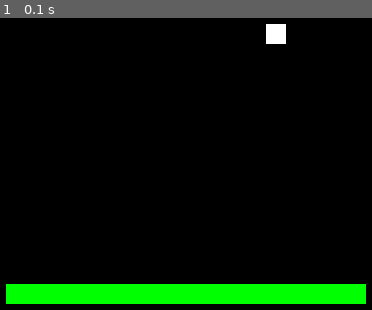
Above: before the commit, frame 1.
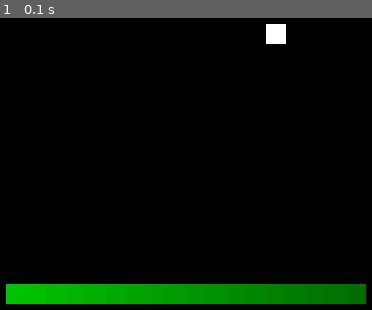
Above: after the commit, the same moment.

Repository: megat69/PygameEngine
Game: pygame game, started from src/PygameEngine/__init__.py
The game is run twice, just before and just after one commit, with the same random seed, the same clock (stepped at 60 frames per second) and the same inputs.
Inputs:
- Up to frame 1 (0.1 s): no input

The runs differ from the first frame. In frame 1, 6.6% of the frame differs, in the area x 1-99%, y 91-98%.

Commit message:
Added camera culling

Diff:
--- a/src/PygameEngine/__init__.py
+++ b/src/PygameEngine/__init__.py
@@ -3,6 +3,9 @@
 import sys
 
 from tiles import Tile
+
+class _Debug:
+	frames = 0
 
 
 class PygameEngine:
@@ -11,6 +14,7 @@
 		self.clock = pygame.time.Clock()
 		self._caption = caption
 		pygame.display.set_caption(self._caption)
+		self._dimensions = dimensions
 		self.screen = pygame.display.set_mode(dimensions, 0, 32)
 		self.display_fps = display_fps
 		self.tile_map = tile_map if tile_map is not None else {}
@@ -19,6 +23,7 @@
 		# Init vars
 		self.clicking = False
 		self.dt = 0
+		self.position = [0, 0]
 
 	def run(self, update):
 		while True:
@@ -48,29 +53,45 @@
 
 			# ------------- Update ------------- #
 			if self.display_fps is True:
-				pygame.display.set_caption(f"{self._caption}{' - ' if self._caption != '' else ''}FPS : {round(self.clock.get_fps(), 1)}")
+				pygame.display.set_caption(
+					f"{self._caption}{' - ' if self._caption != '' else ''}FPS : {round(self.clock.get_fps(), 1)}"
+				)
 			pygame.display.update()
+			_Debug.frames += 1
 			self.dt = self.clock.tick(60) / 1000
 
 	def render_tiles(self):
 		"""
 		Renders all the tile on the screen.
 		"""
+		# Counts the amount of tiles rendered
+		if "--debug" in sys.argv: tiles_rendered = 0
+
 		# Fetches all tiles in the tilemap
 		for tile_pos, tile in self.tile_map.items():
 			# Skips the tile if it is not enabled.
 			if tile.enabled is False: continue
 
-			# Gets the tile position from the tilemap key
+			# Gets the tile position from the tilemap key minus the position of the window
 			tile_pos = tile_pos.split(";")
-			x, y = int(tile_pos[0]), int(tile_pos[1])
+			x, y = int(tile_pos[0]) * self.tile_size, int(tile_pos[1]) * self.tile_size
+
+			# Culling the camera : if the tile is not in view, do not draw it
+			if x + self.tile_size < 0 or y + self.tile_size < 0 or x > self._dimensions[0] or y > self._dimensions[1]:
+				continue
+
+			# Counts the tile if rendered
+			if "--debug" in sys.argv: tiles_rendered += 1
 
 			# Draws the tile onto the screen
 			pygame.draw.rect(
 				self.screen,
 				tile.color,
-				pygame.Rect(x * self.tile_size, y * self.tile_size,self.tile_size, self.tile_size)
+				pygame.Rect(x, y, self.tile_size, self.tile_size)
 			)
+
+		# Logs the amount of tiles rendered
+		if "--debug" in sys.argv: print(f"{tiles_rendered} tiles rendered on frame {_Debug.frames}")
 
 
 if __name__ == '__main__':
@@ -86,11 +107,15 @@
 	}
 	for i in range(12, 30):
 		tilemap[str(i)+";14"] = Tile(GREEN, False)
-		tilemap[str(i)+";15"] = Tile(GREEN)
+		tilemap[str(i)+";15"] = Tile((0, 255 - i * 5, 0))
 
 	app.tile_map = tilemap
 
+	from math import sin
 	def update(self):
-		pass
+		if self.clicking:
+			self.position[0] += self.dt
+		else:
+			self.position[0] -= self.dt
 
 	app.run(update)
